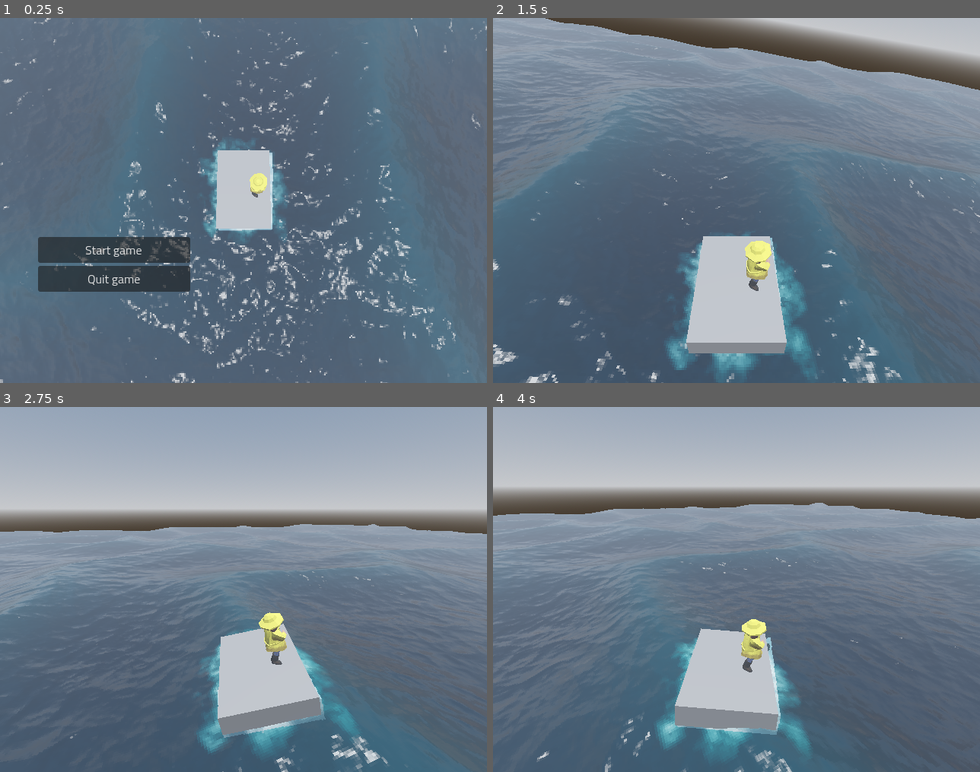
Above: before the commit, frames 1-4 (two rows, left to right).
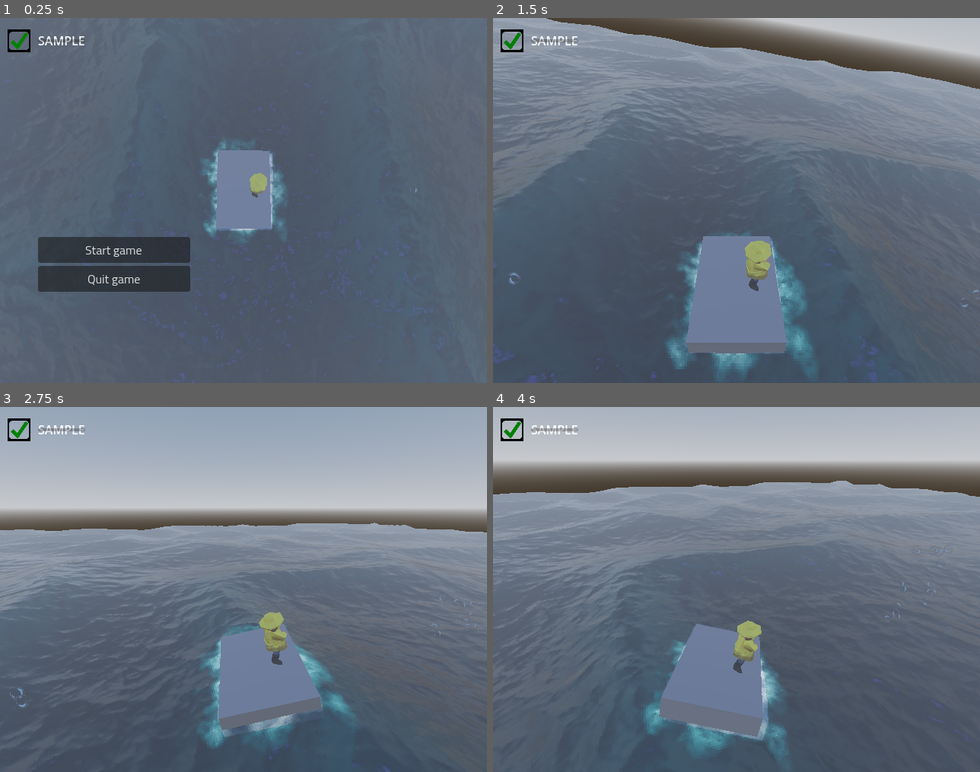
Above: after the commit, the same moments.

Repository: qkas/FGJ2025
Game: Godot game, scene res://scenes/main.tscn
Same seed, same stepped clock (60 frames per second), same inputs: the game is played once before the commit and once after it.
Inputs:
- Up to frame 1 (0.25 s): no input
- Up to frame 2 (1.5 s): click "Start game" at 0.5 s; hold D (right) from 1.28 s (still down); tap C (camera_switch) at 1.35 s
- Up to frame 3 (2.75 s): release D (right) at 2.03 s; hold S (down) from 2.03 s (still down); tap C (camera_switch) at 2.1 s
- Up to frame 4 (4 s): release S (down) at 2.78 s; hold D (right) 2.78-3.53 s; tap C (camera_switch) at 2.85, 3.6 s; hold W (up) from 3.53 s (still down)

The runs differ from the first frame. In frame 1, 7.9% of the frame differs, in the area x 0-100%, y 0-100%; in frame 2, 9.0%; in frame 3, 9.0%; in frame 4, 26%, in the area x 0-100%, y 3-100%.

Commit message:
Bubble distance check to the boat

Diff:
--- a/entities/boat/boat.gd
+++ b/entities/boat/boat.gd
@@ -16,6 +16,8 @@
 @onready var animation_player: AnimationPlayer = $CameraHolder/AnimationPlayer
 
 @onready var foam_camera: Node3D = $"../FoamViewport/Base"
+
+@onready var bubbles: Array[Node] = $"../Bubbles".get_children()
 
 const ACCELERATION: float = 6.0
 const MAX_SPEED: float = 10.0
@@ -107,3 +109,11 @@
 	animation_player.play('initialize')
 	camera_holder.top_level = false
 	is_input_enabled = true
+
+
+func check_distance() -> void:
+	for i in range(bubbles.size()):
+		if position.distance_to(bubbles[i].position) < 7:
+			print("close enough to fish")
+	#var distance = position.distance_to($"../Bubbles".position)
+	#print(distance)
--- a/entities/boat/boat.tscn
+++ b/entities/boat/boat.tscn
@@ -1,7 +1,34 @@
 [gd_scene load_steps=15 format=3 uid="uid://b2gkd0aemcldr"]
 
 [ext_resource type="Script" path="res://entities/boat/boat.gd" id="1_v7buv"]
-[ext_resource type="PackedScene" uid="uid://ccyuf7rupd4al" path="res://entities/fisher/fisher.tscn" id="2_mt8hm"]
+[ext_resource type="PackedScene" uid="uid://ck61khfbkmxfs" path="res://entities/fisher/fisher.tscn" id="2_mt8hm"]
+
+[sub_resource type="Animation" id="Animation_efn4a"]
+length = 1.5
+tracks/0/type = "value"
+tracks/0/imported = false
+tracks/0/enabled = true
+tracks/0/path = NodePath(".:rotation")
+tracks/0/interp = 1
+tracks/0/loop_wrap = true
+tracks/0/keys = {
+"times": PackedFloat32Array(0),
+"transitions": PackedFloat32Array(1),
+"update": 0,
+"values": [Vector3(-1.39626, 0, 0)]
+}
+tracks/1/type = "value"
+tracks/1/imported = false
+tracks/1/enabled = true
+tracks/1/path = NodePath(".:position")
+tracks/1/interp = 1
+tracks/1/loop_wrap = true
+tracks/1/keys = {
+"times": PackedFloat32Array(0),
+"transitions": PackedFloat32Array(1),
+"update": 0,
+"values": [Vector3(0, 18, 4)]
+}
 
 [sub_resource type="Animation" id="Animation_dav00"]
 resource_name = "initialize"
@@ -29,33 +56,6 @@
 "transitions": PackedFloat32Array(1, 1),
 "update": 0,
 "values": [Vector3(-1.39626, 0, 0), Vector3(-0.349066, 0, 0)]
-}
-
-[sub_resource type="Animation" id="Animation_efn4a"]
-length = 1.5
-tracks/0/type = "value"
-tracks/0/imported = false
-tracks/0/enabled = true
-tracks/0/path = NodePath(".:rotation")
-tracks/0/interp = 1
-tracks/0/loop_wrap = true
-tracks/0/keys = {
-"times": PackedFloat32Array(0),
-"transitions": PackedFloat32Array(1),
-"update": 0,
-"values": [Vector3(-1.39626, 0, 0)]
-}
-tracks/1/type = "value"
-tracks/1/imported = false
-tracks/1/enabled = true
-tracks/1/path = NodePath(".:position")
-tracks/1/interp = 1
-tracks/1/loop_wrap = true
-tracks/1/keys = {
-"times": PackedFloat32Array(0),
-"transitions": PackedFloat32Array(1),
-"update": 0,
-"values": [Vector3(0, 18, 4)]
 }
 
 [sub_resource type="AnimationLibrary" id="AnimationLibrary_utwrk"]
@@ -114,7 +114,7 @@
 min_max_rotation = Vector3(1, 5, 1)
 
 [node name="CameraHolder" type="Node3D" parent="."]
-transform = Transform3D(1, 0, 0, 0, 0.173648, 0.984808, 0, -0.984808, 0.173648, 0, 18, 4)
+transform = Transform3D(1, 0, 0, 0, 0.173652, 0.984807, 0, -0.984807, 0.173652, 0, 18, 4)
 top_level = true
 
 [node name="Camera3D" type="Camera3D" parent="CameraHolder"]
--- a/entities/fishing_spot/bubble_scene.tscn
+++ b/entities/fishing_spot/bubble_scene.tscn
@@ -9,8 +9,9 @@
 gradient = SubResource("Gradient_j0wek")
 
 [sub_resource type="ParticleProcessMaterial" id="ParticleProcessMaterial_dqq8c"]
+particle_flag_disable_z = true
 emission_shape = 3
-emission_box_extents = Vector3(1, 1, 1)
+emission_box_extents = Vector3(3, 0.2, 3)
 angle_min = -360.0
 angle_max = 360.0
 angular_velocity_min = -90.0
@@ -24,7 +25,9 @@
 turbulence_influence_max = 0.011
 
 [sub_resource type="StandardMaterial3D" id="StandardMaterial3D_u18rx"]
+render_priority = 10
 transparency = 1
+no_depth_test = true
 albedo_texture = ExtResource("1_33w3i")
 billboard_mode = 3
 particles_anim_h_frames = 1
--- a/scenes/main.gd
+++ b/scenes/main.gd
@@ -6,6 +6,8 @@
 func _input(_event: InputEvent) -> void:
 	if Input.is_action_just_pressed("exit"):
 		quit_game()
+	if Input.is_action_just_pressed("camera_switch"):
+		$Boat.check_distance()
 
 func start_game() -> void:
 	boat.animate_camera()
@@ -13,3 +15,6 @@
 
 func quit_game() -> void:
 	get_tree().quit()
+
+func spawn_fishing_spots() -> void:
+	pass
--- a/scenes/main.tscn
+++ b/scenes/main.tscn
@@ -1,10 +1,12 @@
-[gd_scene load_steps=11 format=3 uid="uid://boirolhtx23x0"]
+[gd_scene load_steps=13 format=3 uid="uid://dtlt37yc6h5f2"]
 
 [ext_resource type="Script" path="res://water/water-manager.gd" id="1_o5y5g"]
 [ext_resource type="Script" path="res://scenes/main.gd" id="1_o58l6"]
 [ext_resource type="PackedScene" uid="uid://b2gkd0aemcldr" path="res://entities/boat/boat.tscn" id="3_ibbvs"]
 [ext_resource type="Theme" uid="uid://ps5kwnepi662" path="res://ui/ui_theme.tres" id="3_uwe7x"]
 [ext_resource type="Material" uid="uid://cakn2wicml134" path="res://water/water_material.tres" id="5_jxwx4"]
+[ext_resource type="PackedScene" uid="uid://s8uxf234ania" path="res://ui/task_entry.tscn" id="5_q6hmb"]
+[ext_resource type="PackedScene" uid="uid://hvh21q682k31" path="res://entities/fishing_spot/bubble_scene.tscn" id="7_wcwri"]
 
 [sub_resource type="ProceduralSkyMaterial" id="ProceduralSkyMaterial_xcn30"]
 
@@ -42,8 +44,11 @@
 
 [node name="Sunlight" type="DirectionalLight3D" parent="."]
 transform = Transform3D(1, 0, 0, 0, 0.173648, 0.984808, 0, -0.984808, 0.173648, 0, 10, 0)
+light_color = Color(0.168195, 0.164933, 0.431963, 1)
 
 [node name="Boat" parent="." instance=ExtResource("3_ibbvs")]
+linear_damp = 4.0
+min_max_rotation = Vector3(1, 6, 1)
 
 [node name="CanvasLayer" type="CanvasLayer" parent="."]
 
@@ -69,6 +74,8 @@
 layout_mode = 2
 text = "Quit game"
 
+[node name="TaskEntry" parent="CanvasLayer" instance=ExtResource("5_q6hmb")]
+
 [node name="FoamViewport" type="SubViewport" parent="."]
 canvas_cull_mask = 4293918720
 
@@ -91,5 +98,19 @@
 update_rotation = false
 update_scale = false
 
+[node name="Bubbles" type="Node3D" parent="."]
+
+[node name="Bubbles4" parent="Bubbles" instance=ExtResource("7_wcwri")]
+transform = Transform3D(1, 0, 0, 0, 1, 0, 0, 0, 1, 16.1131, 0, 63.8605)
+
+[node name="Bubbles3" parent="Bubbles" instance=ExtResource("7_wcwri")]
+transform = Transform3D(1, 0, 0, 0, 1, 0, 0, 0, 1, -57.9115, 0, 0)
+
+[node name="Bubbles2" parent="Bubbles" instance=ExtResource("7_wcwri")]
+transform = Transform3D(1, 0, 0, 0, 1, 0, 0, 0, 1, -12.9533, 0, -48.558)
+
+[node name="Bubbles" parent="Bubbles" instance=ExtResource("7_wcwri")]
+transform = Transform3D(1, 0, 0, 0, 1, 0, 0, 0, 1, 16.1131, 0, 0)
+
 [connection signal="pressed" from="CanvasLayer/MainMenu/StartGameButton" to="." method="start_game"]
 [connection signal="pressed" from="CanvasLayer/MainMenu/QuitGameButton" to="." method="quit_game"]
